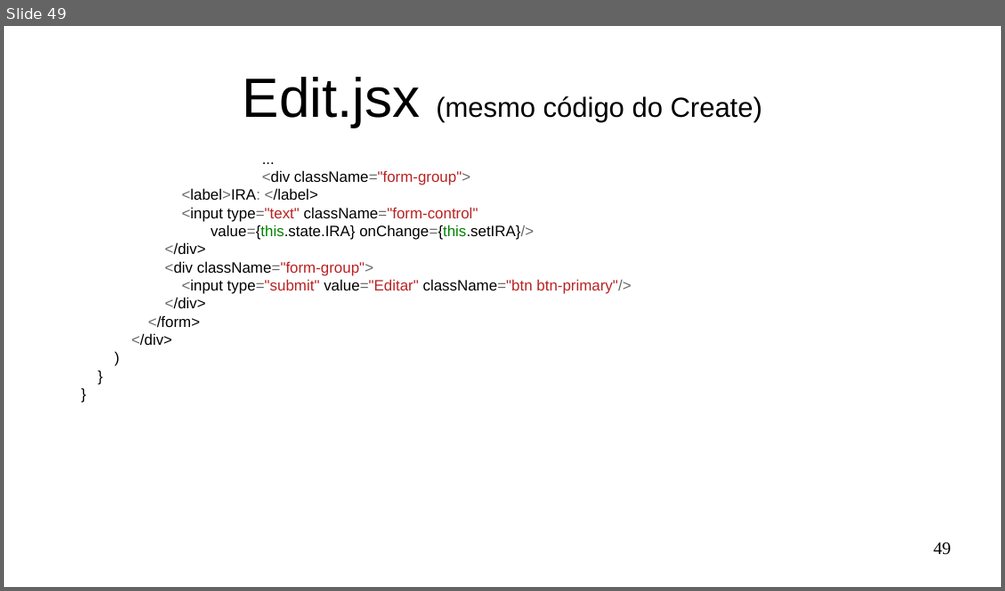
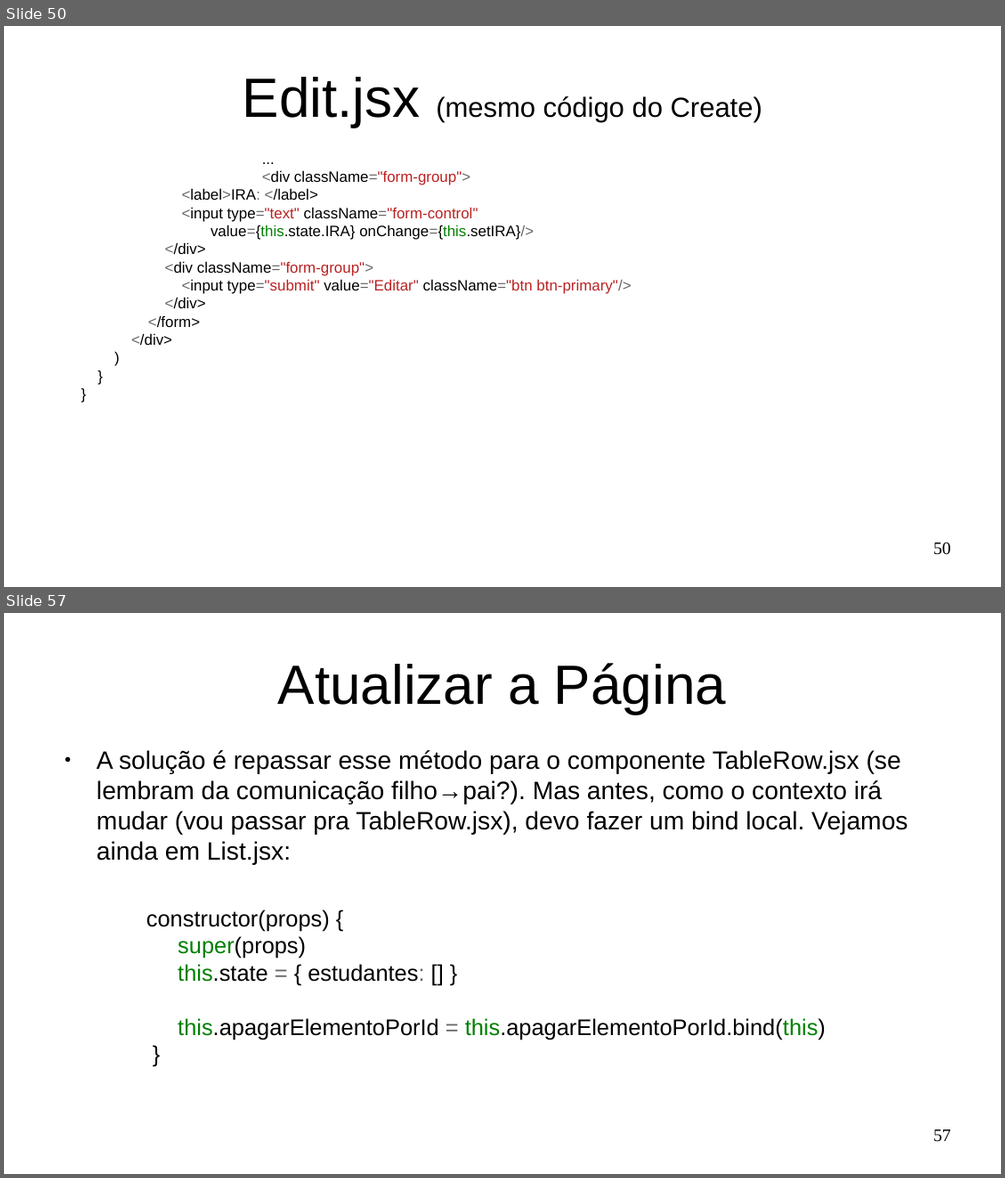
Before and after one commit to Marques-Dev/WEB_2020-1, a slide deck: SLIDES/aula03.odp. Shown one above the other, each under a label of ours: slide 49 before the commit, slides 50 and 57 after it; the slides between them are not shown. The pictures are 1005x591 and 1005x1178 pixels, drawn with LibreOffice and Linux fonts; fonts in the diff are those of the drawing. Boxes give left, top, right and bottom in pixels: in the first picture for what was removed or moved away, otherwise in the second. Text is boxed around its words. In the diff, an @@ line names an element or a change of style, - is before the commit and + after.

```diff
--- a/SLIDES/aula03.odp
+++ b/SLIDES/aula03.odp
@@ slide 57 added at [4, 613, 1001, 1174], background #FFFFFF @@
@@ title added at [278, 663, 726, 714], 44 pt, text #000000 @@
+Atualizar a Página
@@ text added at [97, 750, 907, 865], 20 pt, text #000000 @@
+● A solução é repassar esse método para o componente TableRow.jsx (se lembram da comunicação filho→pai?). Mas antes, como o contexto irá mudar (vou passar pra TableRow.jsx), devo fazer um bind local. Vejamos ainda em List.jsx:
@@ text added at [146, 909, 825, 1039], 18 pt, text #000000 @@
+constructor(props) {
+super(props)
+this.state = { estudantes: [] }
+this.apagarElementoPorId = this.apagarElementoPorId.bind(this)
+}
@@ page number added at [933, 1129, 951, 1142], 14 pt, text #000000 @@
+57
@@ what was slide 49 is now slide 50 @@
@@ page number at [933, 542, 951, 555]: text changed @@
-49
+50
```
Also in this commit, not shown: 16 slides changed, 8 other slides added, 6 other files.
